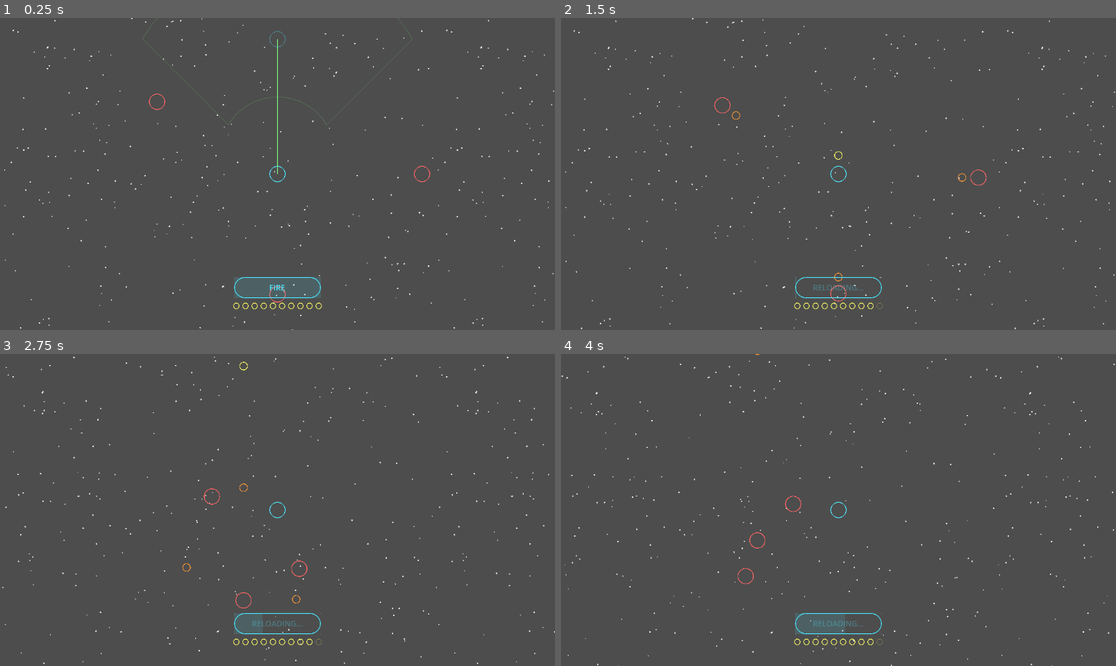
Above: before the commit, frames 1-4 (two rows, left to right).
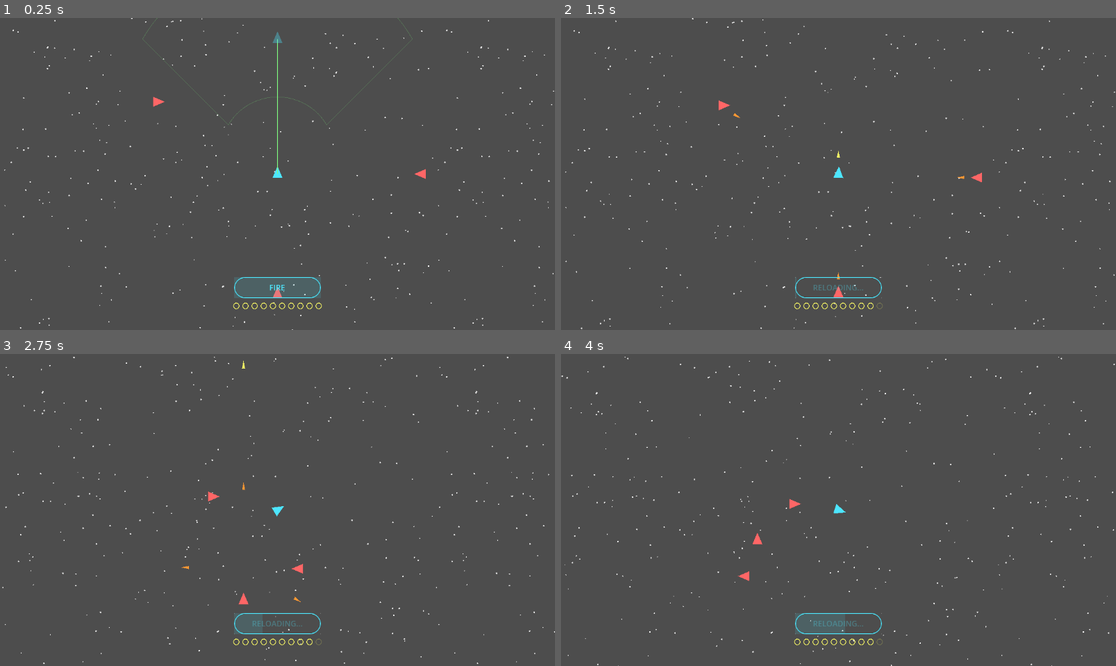
Above: after the commit, the same moments.

Repository: failuer/vibe-space
Game: Godot game, scene res://game_world.tscn
Two runs of this game, one before a commit and one after it. Both use one fixed random seed, a clock stepped at 60 frames per second and the inputs below.
Inputs (mouse positions are in pixels of both pictures, inside the frame that each line leads up to):
- Up to frame 1 (0.25 s): no input
- Up to frame 2 (1.5 s): click "FIRE" at 0.5 s; move the mouse to (960, 158) at 1.27 s; click (960, 158) at 1.42 s
- Up to frame 3 (2.75 s): move the mouse to (166, 525) at 2.02 s; click (166, 525) at 2.17 s
- Up to frame 4 (4 s): move the mouse to (894, 441) at 2.77 s; click (894, 441) at 2.92 s; move the mouse to (810, 572) at 3.52 s; click (810, 572) at 3.67 s

The runs differ from the first frame. In frame 1, 0.3% of the frame differs, in the area x 26-78%, y 4-92%; in frame 2, 0.3%; in frame 3, 0.4%, in the area x 32-56%, y 2-82%; in frame 4, 0.3%.

Commit message:
feat: replace circle outlines with filled triangles for ships and missiles

Diff:
--- a/game_renderer.gd
+++ b/game_renderer.gd
@@ -11,17 +11,17 @@
 	_draw_play_area_inner_border()
 
 	if game.player_alive:
-		_draw_circle_outline(game.player_pos, game.PLAYER_RADIUS, game.PLAYER_COLOR)
+		_draw_ship_triangle(game.player_pos, game.player_vel, game.PLAYER_RADIUS, game.PLAYER_COLOR)
 
 	for enemy in game.enemies:
 		if enemy.alive:
-			_draw_circle_outline(enemy.pos, game.ENEMY_RADIUS, game.ENEMY_COLOR)
+			_draw_ship_triangle(enemy.pos, enemy.vel, game.ENEMY_RADIUS, game.ENEMY_COLOR)
 
 	for missile in game.missiles:
 		var col: Color = game.MISSILE_COLOR
 		if not missile.from_player:
 			col = game.ENEMY_MISSILE_COLOR
-		_draw_circle_outline(missile.pos, game.MISSILE_RADIUS, col)
+		_draw_missile_triangle(missile.pos, missile.vel, game.MISSILE_RADIUS, col)
 
 	if game.phase == Game.GamePhase.PLANNING and game.player_alive:
 		_draw_turn_wedge()
@@ -29,15 +29,22 @@
 		_draw_planned_ghost()
 
 
-func _draw_circle_outline(center: Vector2, radius: float, color: Color) -> void:
-	var points := 32
-	var angle_step := TAU / float(points)
-	for i in points:
-		var a := angle_step * i
-		var b := angle_step * (i + 1)
-		var p1 := center + Vector2(cos(a), sin(a)) * radius
-		var p2 := center + Vector2(cos(b), sin(b)) * radius
-		draw_line(p1, p2, color, 1.5)
+func _draw_ship_triangle(center: Vector2, vel: Vector2, radius: float, color: Color) -> void:
+	var fwd := vel.normalized() if vel != Vector2.ZERO else Vector2.UP
+	var right := Vector2(-fwd.y, fwd.x)
+	var tip := center + fwd * radius
+	var back_left := center - fwd * radius * 0.5 + right * radius * 0.65
+	var back_right := center - fwd * radius * 0.5 - right * radius * 0.65
+	draw_polygon(PackedVector2Array([tip, back_left, back_right]), PackedColorArray([color, color, color]))
+
+
+func _draw_missile_triangle(center: Vector2, vel: Vector2, radius: float, color: Color) -> void:
+	var fwd := vel.normalized() if vel != Vector2.ZERO else Vector2.UP
+	var right := Vector2(-fwd.y, fwd.x)
+	var tip := center + fwd * radius * 1.4
+	var back_left := center - fwd * radius * 0.6 + right * radius * 0.4
+	var back_right := center - fwd * radius * 0.6 - right * radius * 0.4
+	draw_polygon(PackedVector2Array([tip, back_left, back_right]), PackedColorArray([color, color, color]))
 
 
 func _draw_play_area_inner_border() -> void:
@@ -113,7 +120,8 @@
 	var col := game.PLAYER_COLOR
 	col.a = 0.35
 	var end_pos := game._arc_endpoint(game.player_pos, game.player_vel.normalized(), game.planned_player_speed, game.planned_turn_angle)
-	_draw_circle_outline(end_pos, game.PLAYER_RADIUS, col)
+	var end_facing := game.player_vel.normalized().rotated(game.planned_turn_angle)
+	_draw_ship_triangle(end_pos, end_facing, game.PLAYER_RADIUS, col)
 
 
 func _draw_turn_wedge() -> void:
